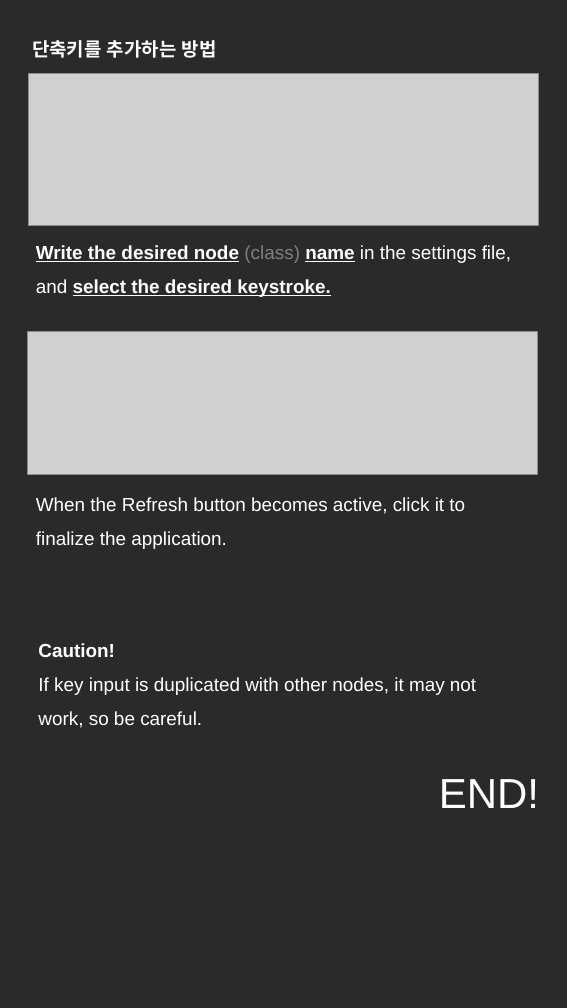
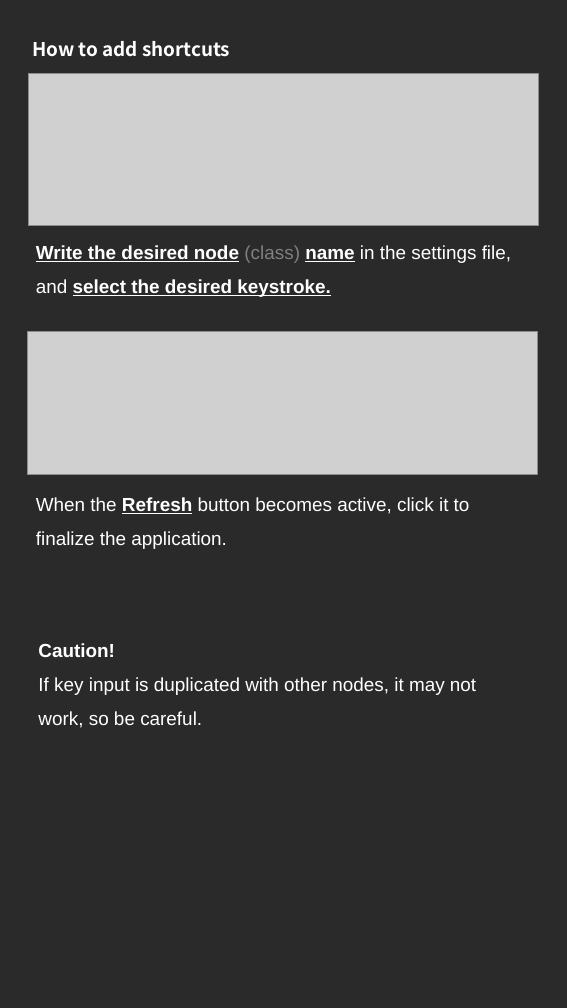
Before and after one commit to NK-Studio/ShaderGraphHotKey, a slide deck: slide 6 of Document EN.pptx. Drawn at 567x1008 pixels with LibreOffice and Linux fonts; fonts in the diff are those of the drawing; grey boxes stand for pictures. Boxes give left, top, right and bottom in pixels: in the first picture for what was removed or moved away, otherwise in the second. Text is boxed around its words. In the diff, an @@ line names an element or a change of style, - is before the commit and + after.

```diff
--- a/Document EN.pptx
+++ b/Document EN.pptx
@@ text at bbox=[32, 41, 230, 57]: text changed @@
-단축키를 추가하는 방법
+How to add shortcuts
@@ text "When the Refresh button becomes ..." at bbox=[36, 497, 470, 549]: bold on, underline on in "Refresh" @@
@@ text removed at bbox=[439, 779, 539, 808] @@
-END!
```
Also in this commit, not shown: 3 other slides changed, 4 slides added, 2 other files.
